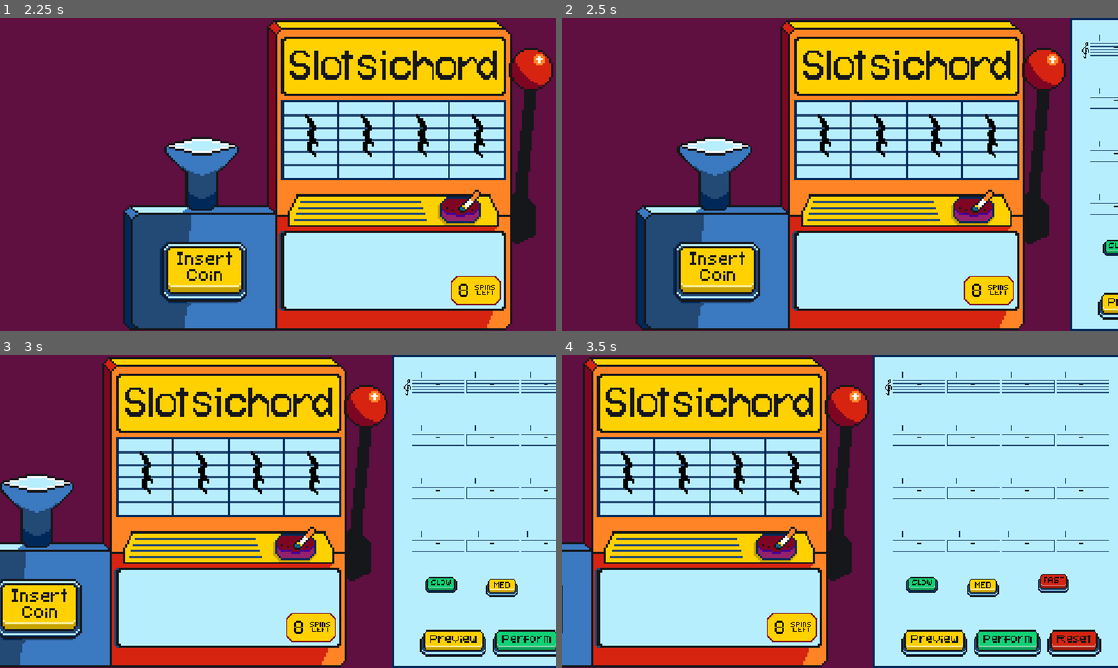
Above: before the commit, frames 1-4 (two rows, left to right).
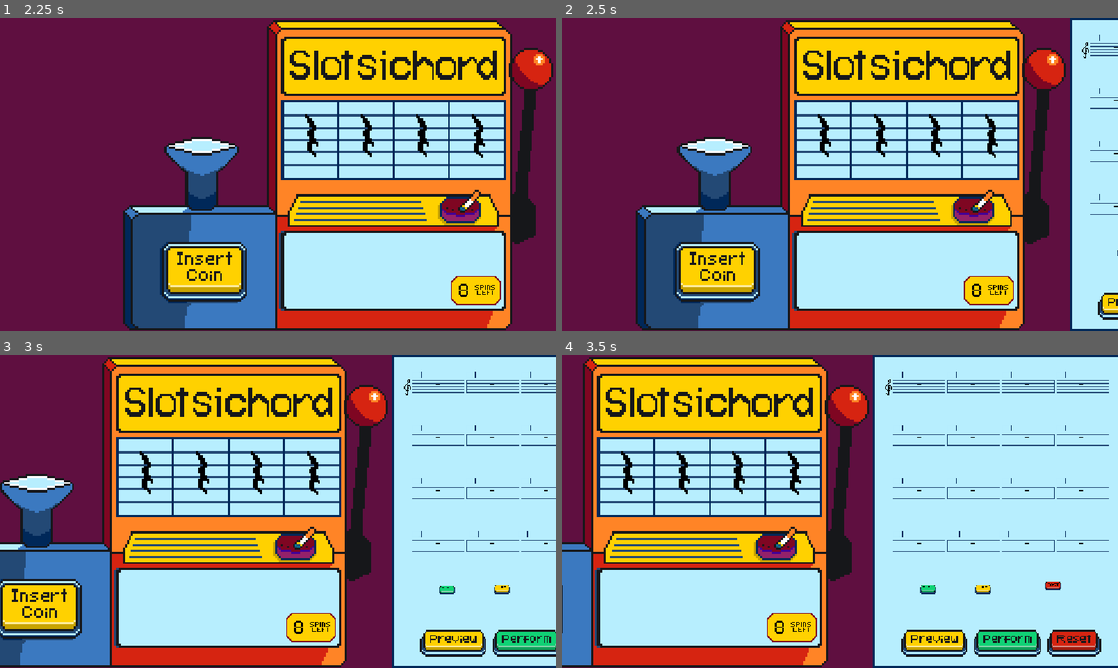
Above: after the commit, the same moments.

Repository: twhassall/slotsichord
Game: Godot game, scene res://scenes/actualScreens/MainScreen.tscn
Two runs of this game, one before a commit and one after it. Both use one fixed random seed, a clock stepped at 60 frames per second and the inputs below.
Inputs (mouse positions are in pixels of both pictures, inside the frame that each line leads up to; where the layout moved, square brackets give the same spot in the first picture):
- Up to frame 1 (2.25 s): click (244, 271) at 0.5 s
- Up to frame 2 (2.5 s): no input
- Up to frame 3 (3 s): click (505, 589) [500, 583] at 2.75 s
- Up to frame 4 (3.5 s): no input

Frame 1 is identical in both runs. In frame 2, 0.1% of the frame differs, in the area x 97-100%, y 70-76%; in frame 3, 0.5%; in frame 4, 0.8%, in the area x 61-92%, y 70-78%.

Commit message:
Damn BPM buttons driving me mad!

Diff:
--- a/scenes/subScenes/ArrangementArea.tscn
+++ b/scenes/subScenes/ArrangementArea.tscn
@@ -140,7 +140,7 @@
 
 [sub_resource type="Animation" id="Animation_5mwlg"]
 resource_name = "press"
-length = 0.39999999999999997
+length = 0.4
 tracks/0/type = "value"
 tracks/0/imported = false
 tracks/0/enabled = true
@@ -177,7 +177,7 @@
 
 [sub_resource type="Animation" id="Animation_hd0mt"]
 resource_name = "press"
-length = 0.39999999999999997
+length = 0.4
 tracks/0/type = "value"
 tracks/0/imported = false
 tracks/0/enabled = true
@@ -214,7 +214,7 @@
 
 [sub_resource type="Animation" id="Animation_frux3"]
 resource_name = "press"
-length = 0.39999999999999997
+length = 0.4
 tracks/0/type = "value"
 tracks/0/imported = false
 tracks/0/enabled = true
@@ -474,8 +474,7 @@
 position = Vector2(359, 336)
 
 [node name="LowSpeed" type="Sprite2D" parent="." unique_id=100270160]
-position = Vector2(69, 438)
-scale = Vector2(2, 2)
+position = Vector2(83, 448)
 texture = ExtResource("9_2ol8w")
 vframes = 2
 frame = 1
@@ -486,13 +485,12 @@
 [node name="LowSpeed" type="Button" parent="LowSpeed" unique_id=130014776]
 self_modulate = Color(1, 1, 1, 0)
 offset_left = -17.0
-offset_top = -11.5
-offset_right = 18.5
-offset_bottom = 11.5
+offset_top = -7.0
+offset_right = 19.0
+offset_bottom = 13.5
 
 [node name="MediumSpeed" type="Sprite2D" parent="." unique_id=1834600036]
 position = Vector2(196, 448)
-scale = Vector2(2, 2)
 texture = ExtResource("10_btd2q")
 vframes = 2
 
@@ -503,13 +501,12 @@
 [node name="MediumSpeed" type="Button" parent="MediumSpeed" unique_id=676933501]
 self_modulate = Color(1, 1, 1, 0)
 offset_left = -17.5
-offset_top = -10.5
+offset_top = -11.5
 offset_right = 19.5
-offset_bottom = 11.0
+offset_bottom = 10.0
 
 [node name="HighSpeed" type="Sprite2D" parent="." unique_id=131521875]
 position = Vector2(342, 439)
-scale = Vector2(2, 2)
 texture = ExtResource("11_04m8t")
 vframes = 2
 frame = 1
@@ -521,9 +518,9 @@
 [node name="HighSpeed" type="Button" parent="HighSpeed" unique_id=1827896252]
 self_modulate = Color(1, 1, 1, 0)
 offset_left = -18.0
-offset_top = -11.0
+offset_top = -8.0
 offset_right = 19.5
-offset_bottom = 11.5
+offset_bottom = 14.5
 
 [connection signal="pressed" from="PreviewButton/Preview" to="." method="_on_play_pressed"]
 [connection signal="pressed" from="ResetButton/Reset" to="." method="_on_reset_pressed"]
--- a/scripts/arrangement_area.gd
+++ b/scripts/arrangement_area.gd
@@ -88,7 +88,7 @@
 func _on_low_speed_pressed():
 	MusicLibrary.play_button_two()
 	set_bpm(80)
-	$HighSpeed/HighAnim.play("press")
+	$LowSpeed/LowAnim.play("press")
 
 func _on_medium_speed_pressed():
 	MusicLibrary.play_button_two()
Binary file changed: assets/sprites/buttons/fast.png
Not shown, changed: assets/sprites/buttons/fast.png.import
Binary file changed: assets/sprites/buttons/med.png
Not shown, changed: assets/sprites/buttons/med.png.import
Binary file changed: assets/sprites/buttons/slow.png
Not shown, changed: assets/sprites/buttons/slow.png.import
Not shown: 1 places in scenes/subScenes/ArrangementArea.tscn that only renumber resources
